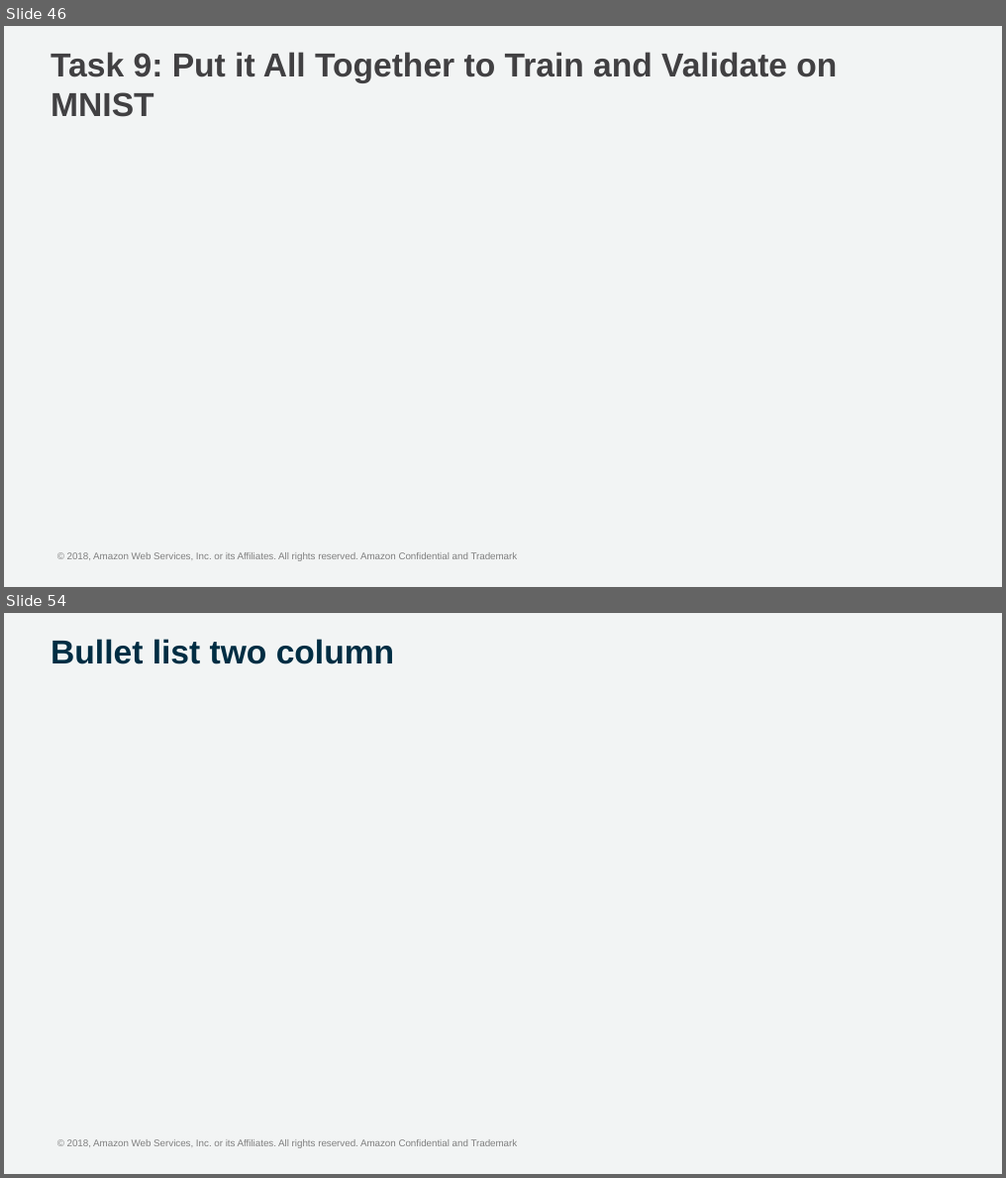
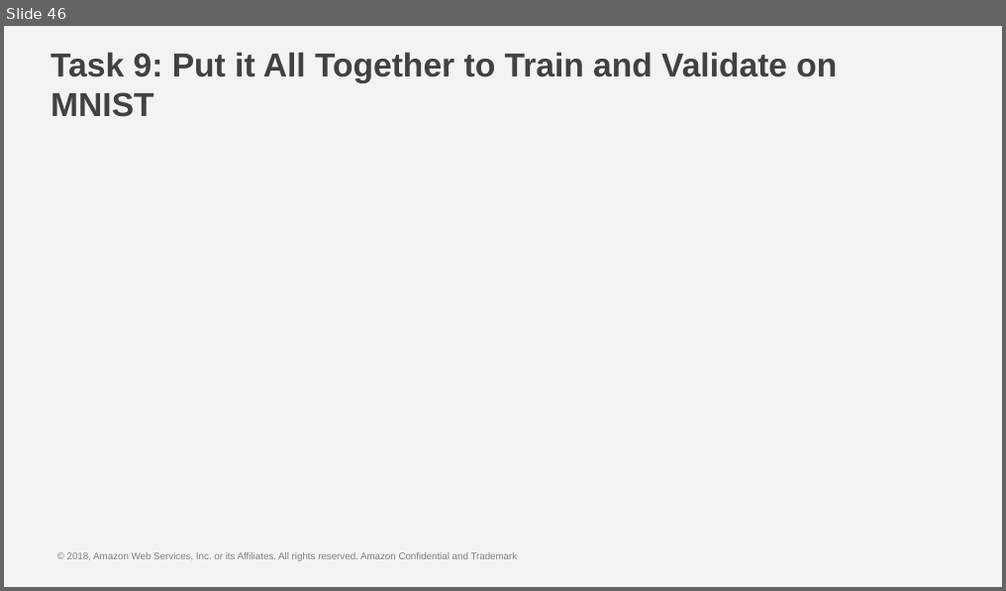
Before and after one commit to cyrusmvahid/GluonBootcamp, a slide deck: slides/Multi_GPU_and_Distributed_Training.pptx. Shown one above the other, each under a label of ours: slides 46 and 54 before the commit, slide 46 after it; the slides between them are not shown. The pictures are 1006x1178 and 1006x591 pixels, drawn with LibreOffice and Linux fonts; fonts in the diff are those of the drawing; background and template pictures are left out. Boxes give left, top, right and bottom in pixels: in the first picture for what was removed or moved away, otherwise in the second. Text is boxed around its words. In the diff, an @@ line names an element or a change of style, - is before the commit and + after.

```diff
--- a/slides/Multi_GPU_and_Distributed_Training.pptx
+++ b/slides/Multi_GPU_and_Distributed_Training.pptx
@@ slide 54 removed at [4,613,1002,1174], background #F2F4F4; not listed: 1 template element that a slide beside it also shows @@
@@ title removed at [51,639,394,664] @@
-Bullet list two column
```
Also in this commit, not shown: 31 other slides removed, 1 other file.
